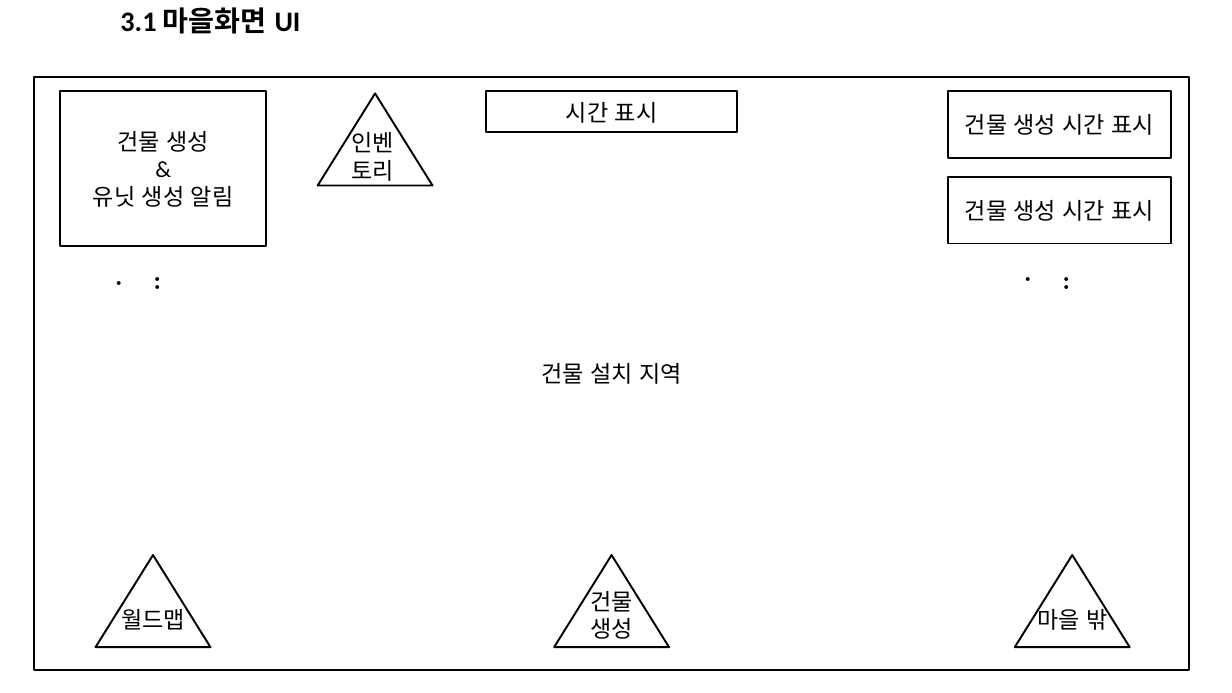
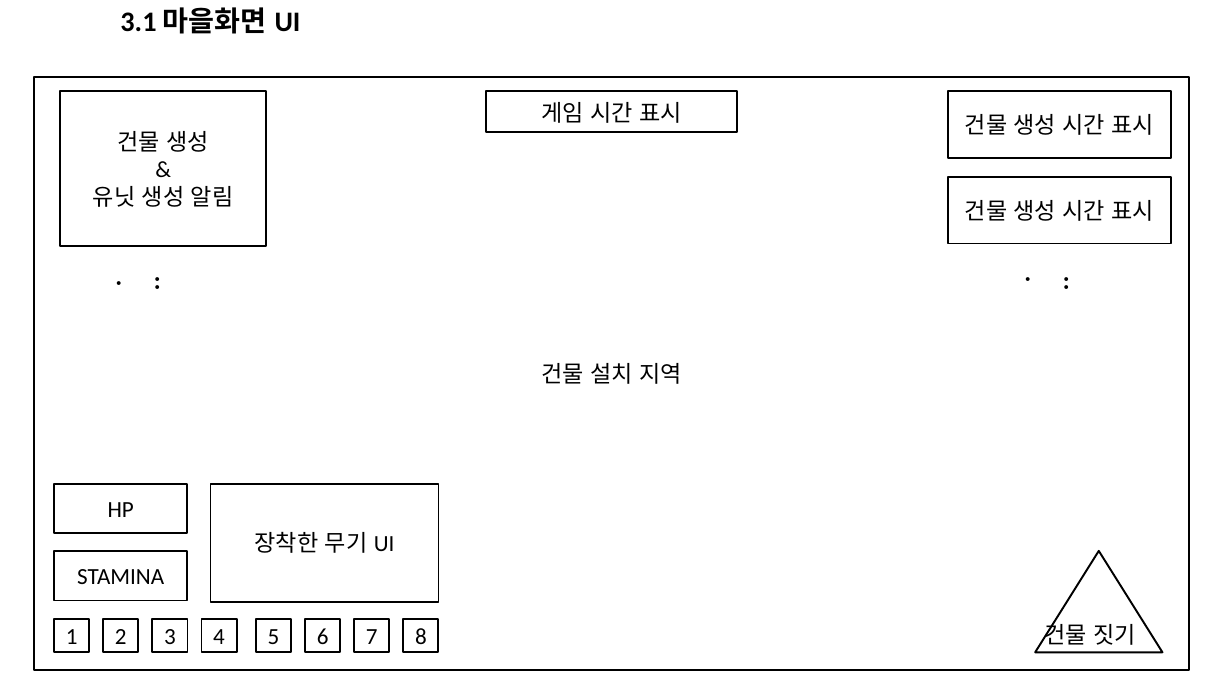
Before and after one commit to MinSeok0406/Project_RE, a slide deck: slide 12 of PROJECT_RE_UI배치도.pptx. Drawn at 1232x693 pixels with LibreOffice and Linux fonts; fonts in the diff are those of the drawing. Boxes give left, top, right and bottom in pixels: in the first picture for what was removed or moved away, otherwise in the second. Text is boxed around its words. In the diff, an @@ line names an element or a change of style, - is before the commit and + after.

Commit message:
플레이어 인게임 UI 제작

```diff
--- a/PROJECT_RE_UI배치도.pptx
+++ b/PROJECT_RE_UI배치도.pptx
@@ text in rectangle at (x1=541, y1=102, x2=682, y2=123): text changed @@
-시간 표시
+게임 시간 표시
@@ group removed at (x1=95, y1=93, x2=1107, y2=648): 4 texts, 3 triangles @@
-건물 생성
-마을 밖
-월드맵
-인벤
-토리
@@ rectangle added at (x1=54, y1=483, x2=187, y2=533), outline #000000 1.5 pt, 18 pt, text #000000 @@
+HP
@@ rectangle added at (x1=211, y1=483, x2=439, y2=602), outline #000000 1.5 pt, 18 pt, text #000000 @@
+장착한 무기 UI
@@ rectangle added at (x1=54, y1=551, x2=187, y2=601), outline #000000 1.5 pt, 18 pt, text #000000 @@
+STAMINA
@@ triangle resized from (x1=1015, y1=555, x2=1129, y2=648) to (x1=1035, y1=551, x2=1163, y2=653) @@
@@ rectangle added at (x1=54, y1=619, x2=89, y2=653), outline #000000 1.5 pt, 18 pt, text #000000 @@
+1
@@ rectangle added at (x1=104, y1=619, x2=139, y2=653), outline #000000 1.5 pt, 18 pt, text #000000 @@
+2
@@ rectangle added at (x1=152, y1=619, x2=188, y2=653), outline #000000 1.5 pt, 18 pt, text #000000 @@
+3
@@ rectangle added at (x1=201, y1=619, x2=237, y2=653), outline #000000 1.5 pt, 18 pt, text #000000 @@
+4
@@ rectangle added at (x1=256, y1=619, x2=291, y2=653), outline #000000 1.5 pt, 18 pt, text #000000 @@
+5
@@ rectangle added at (x1=305, y1=619, x2=340, y2=653), outline #000000 1.5 pt, 18 pt, text #000000 @@
+6
@@ rectangle added at (x1=354, y1=619, x2=389, y2=653), outline #000000 1.5 pt, 18 pt, text #000000 @@
+7
@@ rectangle added at (x1=404, y1=619, x2=439, y2=653), outline #000000 1.5 pt, 18 pt, text #000000 @@
+8
@@ text added at (x1=1044, y1=620, x2=1136, y2=645), 18 pt, text #000000 @@
+건물 짓기
```
Also in this commit, not shown: 4 other slides changed.
